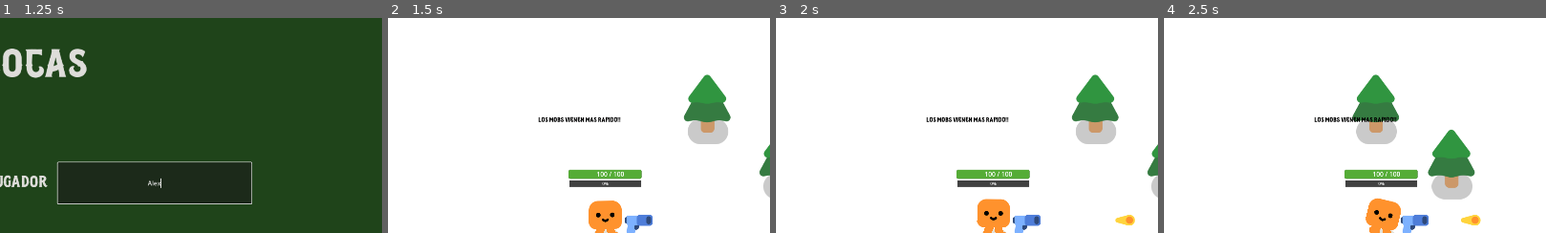
Above: before the commit, frames 1-4 (left to right).
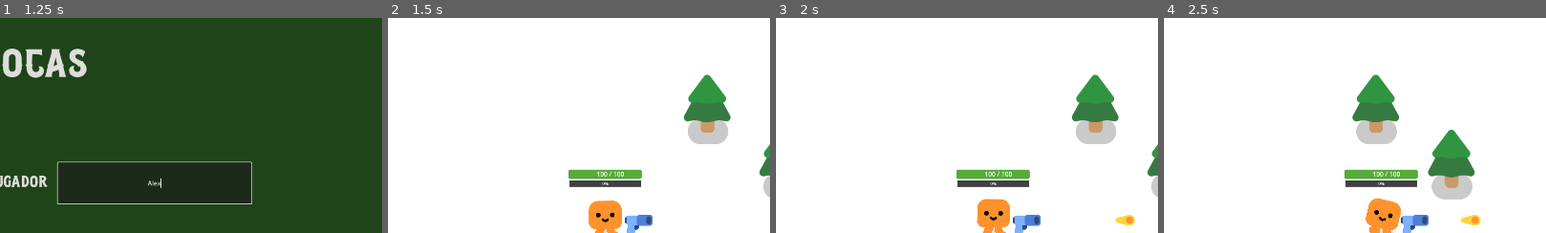
Above: after the commit, the same moments.

Repository: MauroCastro1705/Survivor-game-proyect
Game: Godot game, scene res://MainMenu.tscn
Two runs of this game, one before a commit and one after it. Both use one fixed random seed, a clock stepped at 60 frames per second and the inputs below.
Inputs (mouse positions are % of the whole screen's width and height, from its top left):
- Up to frame 1 (1.25 s): click (42, 38) at 0.52 s; type "Alex" at 0.6 s
- Up to frame 2 (1.5 s): click "Start Game" at 1.25 s
- Up to frame 3 (2 s): no input
- Up to frame 4 (2.5 s): hold D (move_right) from 2.03 s (still down)
The pictures show only the part of the screen within x 22-72%, y 0-50%; the shares and areas given below are measured in that part.

Frame 1 is identical in both runs. In frame 2, 0.4% of the frame differs, in the area x 39-61%, y 45-49%; in frame 3, 0.4%; in frame 4, 0.4%.

Commit message:
mobs vars

Diff:
--- a/survivors-game.gd
+++ b/survivors-game.gd
@@ -1,6 +1,7 @@
 extends Node2D
 
 var GameScore = 0
+var mobsSpawned = 0
 
 func spawn_mob():
 	var new_mob = preload("res://mob.tscn").instantiate()
@@ -10,16 +11,9 @@
 	add_child(new_mob)
 
 
-func _ready():
-	var GameScore = 0
-	Score_update(GameScore)
-	get_tree().paused = false
 
-###### MOB TIMER DIFICULTY SETTINGS
-func _on_mob_timer_timeout():
-	var mobsSpawned = 0
-	var msg = ""
-	spawn_mob()
+
+func incrementar_counter():
 	mobsSpawned += 1
 	if mobsSpawned == 15:
 		%MobTimer.wait_time = 0.4
@@ -31,11 +25,23 @@
 		%MobTimer.wait_time = 0.26
 		show_alert("Los mobs vienen muchisimo mas rapido!")
 
-func show_alert(msg):
+func show_alert(msg: String):
 	$%MobSpawnAlert.text = msg
+	print("mobs mas rapidos 1")
 	$%MobSpawnAlert.visible = true
 	await get_tree().create_timer(3).timeout
 	$%MobSpawnAlert.visible = false
+
+
+func _ready():
+	var GameScore = 0
+	Score_update(GameScore)
+	get_tree().paused = false
+
+
+func _on_mob_timer_timeout():
+	spawn_mob()
+	incrementar_counter()
 
 
 func _on_player_health_depleted():
--- a/survivors-game.tscn
+++ b/survivors-game.tscn
@@ -160,7 +160,6 @@
 theme_override_colors/default_color = Color(0.00267306, 0.00160861, 0.00121245, 1)
 theme_override_fonts/normal_font = ExtResource("5_12y4p")
 bbcode_enabled = true
-text = "los mobs vienen mas rapido!!"
 fit_content = true
 scroll_active = false
 
